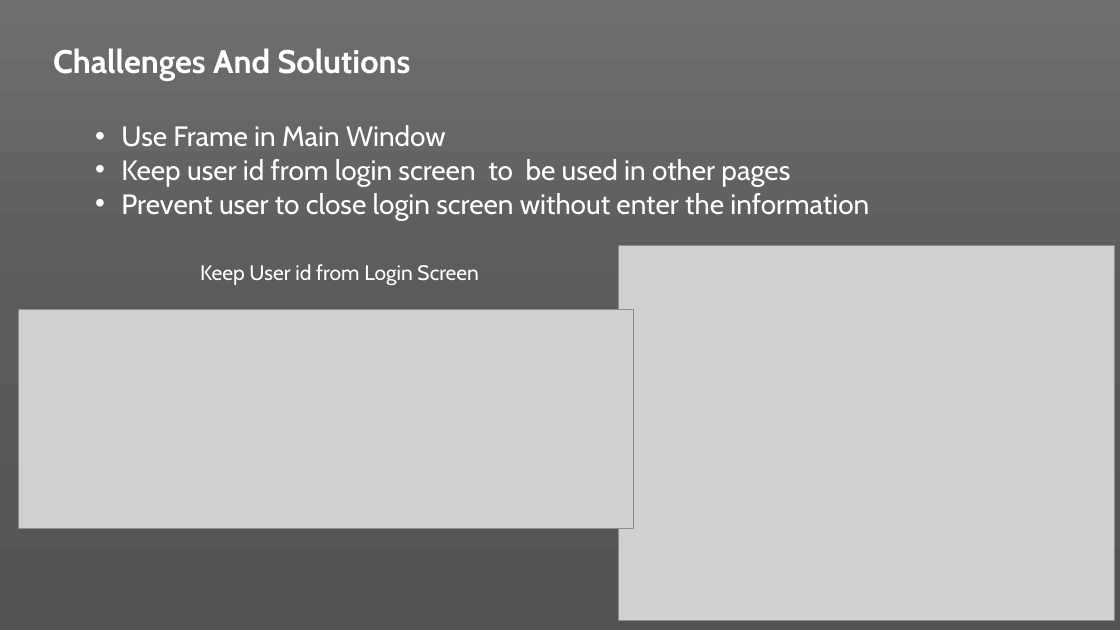
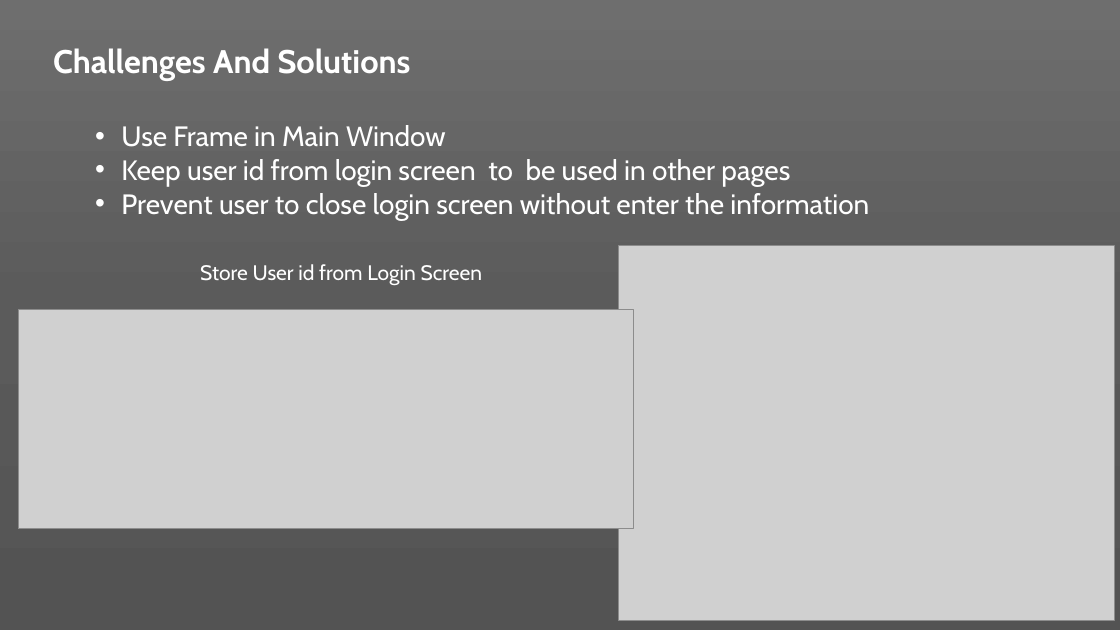
Before and after one commit to winotoj/ipd10-dotnet-CRM-Project, a slide deck: slide 5 of CRM PROJECT.pptx. Drawn at 1120x630 pixels with LibreOffice and Linux fonts; fonts in the diff are those of the drawing; grey boxes stand for pictures. Boxes give left, top, right and bottom in pixels: in the first picture for what was removed or moved away, otherwise in the second. Text is boxed around its words. In the diff, an @@ line names an element or a change of style, - is before the commit and + after.

```diff
--- a/CRM PROJECT.pptx
+++ b/CRM PROJECT.pptx
@@ text at (x1=200, y1=264, x2=482, y2=285): text changed @@
-Keep User id from Login Screen
+Store User id from Login Screen
```
Also in this commit, not shown: 1 other slide changed, 1 slide added, 4 other files.
